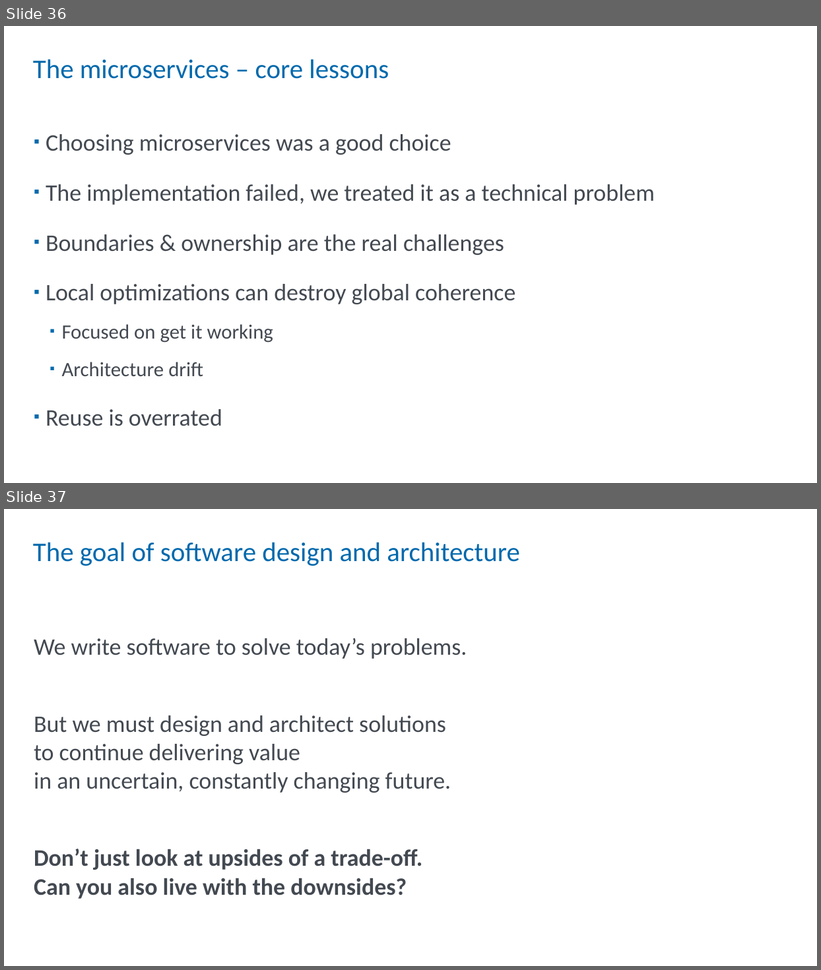
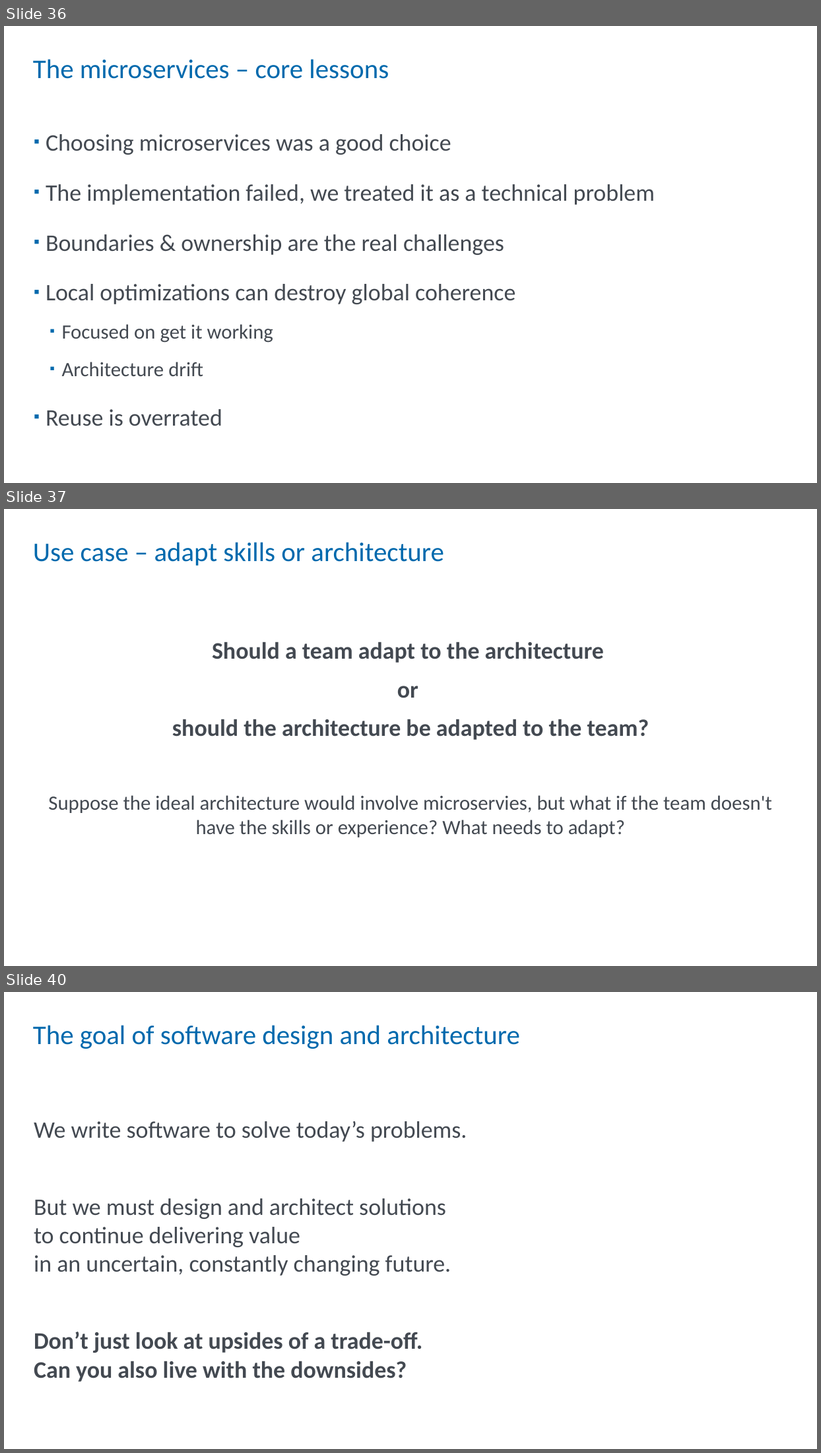
Before and after one commit to StevenHillaert/talk-hellostavanger-2026, a slide deck: Roast my design decisions.pptx. Shown one above the other, each under a label of ours: slides 36 and 37 before the commit, slides 36, 37 and 40 after it; the slides between them are not shown. The pictures are 821x970 and 821x1453 pixels, drawn with LibreOffice and Linux fonts; fonts in the diff are those of the drawing. Boxes give left, top, right and bottom in pixels: in the first picture for what was removed or moved away, otherwise in the second. Text is boxed around its words. In the diff, an @@ line names an element or a change of style, - is before the commit and + after.

```diff
--- a/Roast my design decisions.pptx
+++ b/Roast my design decisions.pptx
@@ slide 37 added at (4, 509, 817, 966), background #FFFFFF @@
@@ title added at (33, 542, 444, 566), 32 pt, text #0069AD @@
+Use case – adapt skills or architecture
@@ text added at (48, 642, 772, 838), 24 pt, text #434951 @@
+Should a team adapt to the architecture
+or
+should the architecture be adapted to the team?
+Suppose the ideal architecture would involve microservies, but what if the team doesn't have the skills or experience? What needs to adapt?
@@ what was slide 37 is now slide 40 @@
```
Also in this commit, not shown: 2 other slides added, 1 other file.
